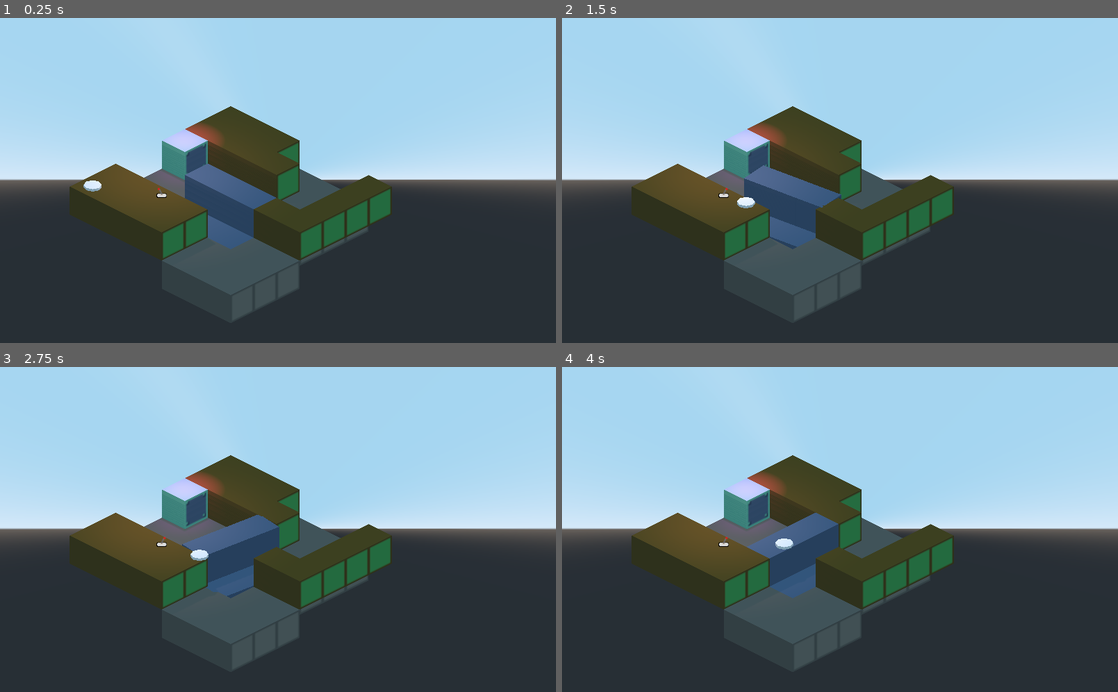
Above: before the commit, frames 1-4 (two rows, left to right).
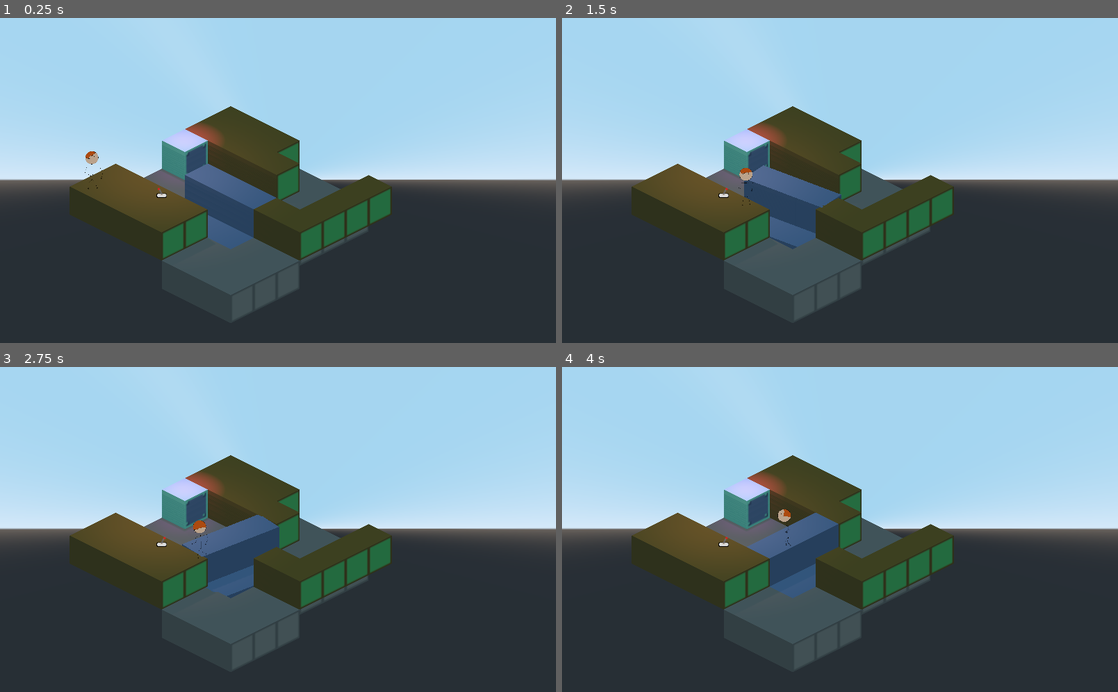
Above: after the commit, the same moments.

Repository: QuentinPoto/3d_but_2d
Game: Godot game, scene res://scene/level4.tscn
Same seed, same stepped clock (60 frames per second), same inputs: the game is played once before the commit and once after it.
Inputs:
- Up to frame 1 (0.25 s): no input
- Up to frame 2 (1.5 s): hold Right (ui_right) 0.53-1.28 s; hold E (on_action) 0.53-1.28 s; hold Down (ui_down) from 1.28 s (still down); tap E (on_action) at 1.35 s
- Up to frame 3 (2.75 s): release Down (ui_down) at 2.03 s; hold Right (ui_right) from 2.03 s (still down); hold E (on_action) from 2.03 s (still down)
- Up to frame 4 (4 s): release Right (ui_right) at 2.78 s; release E (on_action) at 2.78 s; hold Up (ui_up) 2.78-3.53 s; tap E (on_action) at 2.85 s; hold Left (ui_left) from 3.53 s (still down); hold E (on_action) from 3.53 s (still down)

The runs differ from the first frame. In frame 1, 0.2% of the frame differs, in the area x 15-19%, y 41-54%; in frame 2, 0.2%; in frame 3, 0.2%, in the area x 34-38%, y 47-60%; in frame 4, 0.2%.

Commit message:
Ajout du player animé

Diff:
--- a/player/Player.tscn
+++ b/player/Player.tscn
@@ -1,7 +1,231 @@
-[gd_scene load_steps=4 format=2]
-
-[ext_resource path="res://player/player.png" type="Texture" id=1]
+[gd_scene load_steps=26 format=2]
+
+[ext_resource path="res://player/baton_constipe.png" type="Texture" id=1]
 [ext_resource path="res://player/player.gd" type="Script" id=2]
+
+[sub_resource type="Animation" id=39]
+resource_name = "Down"
+length = 0.6
+loop = true
+tracks/0/type = "value"
+tracks/0/path = NodePath(".:frame")
+tracks/0/interp = 1
+tracks/0/loop_wrap = true
+tracks/0/imported = false
+tracks/0/enabled = true
+tracks/0/keys = {
+"times": PoolRealArray( 0, 0.1, 0.2, 0.3, 0.4, 0.5 ),
+"transitions": PoolRealArray( 1, 1, 1, 1, 1, 1 ),
+"update": 1,
+"values": [ 0, 1, 2, 3, 4, 5 ]
+}
+
+[sub_resource type="Animation" id=40]
+resource_name = "Down_Left"
+length = 0.6
+loop = true
+tracks/0/type = "value"
+tracks/0/path = NodePath(".:frame")
+tracks/0/interp = 1
+tracks/0/loop_wrap = true
+tracks/0/imported = false
+tracks/0/enabled = true
+tracks/0/keys = {
+"times": PoolRealArray( 0, 0.1, 0.2, 0.3, 0.4, 0.5 ),
+"transitions": PoolRealArray( 1, 1, 1, 1, 1, 1 ),
+"update": 1,
+"values": [ 12, 13, 14, 15, 16, 17 ]
+}
+
+[sub_resource type="Animation" id=41]
+resource_name = "Down_Right"
+length = 0.6
+loop = true
+tracks/0/type = "value"
+tracks/0/path = NodePath(".:frame")
+tracks/0/interp = 1
+tracks/0/loop_wrap = true
+tracks/0/imported = false
+tracks/0/enabled = true
+tracks/0/keys = {
+"times": PoolRealArray( 0, 0.1, 0.2, 0.3, 0.4, 0.5, 0.6 ),
+"transitions": PoolRealArray( 1, 1, 1, 1, 1, 1, 1 ),
+"update": 1,
+"values": [ 18, 19, 20, 21, 22, 23, 14 ]
+}
+
+[sub_resource type="Animation" id=42]
+resource_name = "Idle"
+length = 0.6
+loop = true
+tracks/0/type = "value"
+tracks/0/path = NodePath(".:frame")
+tracks/0/interp = 1
+tracks/0/loop_wrap = true
+tracks/0/imported = false
+tracks/0/enabled = true
+tracks/0/keys = {
+"times": PoolRealArray( 0, 0.1, 0.2, 0.3, 0.4, 0.5 ),
+"transitions": PoolRealArray( 1, 1, 1, 1, 1, 1 ),
+"update": 1,
+"values": [ 48, 49, 50, 51, 52, 53 ]
+}
+
+[sub_resource type="Animation" id=43]
+resource_name = "Left"
+length = 0.6
+loop = true
+tracks/0/type = "value"
+tracks/0/path = NodePath(".:frame")
+tracks/0/interp = 1
+tracks/0/loop_wrap = true
+tracks/0/imported = false
+tracks/0/enabled = true
+tracks/0/keys = {
+"times": PoolRealArray( 0, 0.1, 0.2, 0.3, 0.4, 0.5 ),
+"transitions": PoolRealArray( 1, 1, 1, 1, 1, 1 ),
+"update": 1,
+"values": [ 36, 37, 38, 39, 40, 41 ]
+}
+
+[sub_resource type="Animation" id=44]
+length = 0.001
+tracks/0/type = "value"
+tracks/0/path = NodePath(".:frame")
+tracks/0/interp = 1
+tracks/0/loop_wrap = true
+tracks/0/imported = false
+tracks/0/enabled = true
+tracks/0/keys = {
+"times": PoolRealArray( 0 ),
+"transitions": PoolRealArray( 1 ),
+"update": 0,
+"values": [ 0 ]
+}
+
+[sub_resource type="Animation" id=45]
+resource_name = "Right"
+length = 0.6
+loop = true
+tracks/0/type = "value"
+tracks/0/path = NodePath(".:frame")
+tracks/0/interp = 1
+tracks/0/loop_wrap = true
+tracks/0/imported = false
+tracks/0/enabled = true
+tracks/0/keys = {
+"times": PoolRealArray( 0, 0.001, 0.002, 0.1, 0.2, 0.3, 0.4, 0.5, 0.501, 0.502 ),
+"transitions": PoolRealArray( 1, 1, 1, 1, 1, 1, 1, 1, 1, 1 ),
+"update": 1,
+"values": [ 42, 24, 24, 43, 44, 45, 46, 47, 24, 24 ]
+}
+
+[sub_resource type="Animation" id=46]
+resource_name = "Up"
+length = 0.6
+loop = true
+tracks/0/type = "value"
+tracks/0/path = NodePath(".:frame")
+tracks/0/interp = 1
+tracks/0/loop_wrap = true
+tracks/0/imported = false
+tracks/0/enabled = true
+tracks/0/keys = {
+"times": PoolRealArray( 0, 0.1, 0.2, 0.3, 0.4, 0.5 ),
+"transitions": PoolRealArray( 1, 1, 1, 1, 1, 1 ),
+"update": 1,
+"values": [ 6, 7, 8, 9, 10, 11 ]
+}
+
+[sub_resource type="Animation" id=47]
+resource_name = "Up_Left"
+length = 0.6
+loop = true
+tracks/0/type = "value"
+tracks/0/path = NodePath(".:frame")
+tracks/0/interp = 1
+tracks/0/loop_wrap = true
+tracks/0/imported = false
+tracks/0/enabled = true
+tracks/0/keys = {
+"times": PoolRealArray( 0, 0.1, 0.2, 0.3, 0.4, 0.5 ),
+"transitions": PoolRealArray( 1, 1, 1, 1, 1, 1 ),
+"update": 1,
+"values": [ 24, 25, 26, 27, 28, 29 ]
+}
+
+[sub_resource type="Animation" id=48]
+resource_name = "Up_Right"
+length = 0.6
+loop = true
+tracks/0/type = "value"
+tracks/0/path = NodePath(".:frame")
+tracks/0/interp = 1
+tracks/0/loop_wrap = true
+tracks/0/imported = false
+tracks/0/enabled = true
+tracks/0/keys = {
+"times": PoolRealArray( 0, 0.1, 0.2, 0.3, 0.4, 0.5 ),
+"transitions": PoolRealArray( 1, 1, 1, 1, 1, 1 ),
+"update": 1,
+"values": [ 30, 31, 32, 33, 34, 35 ]
+}
+
+[sub_resource type="AnimationNodeAnimation" id=60]
+animation = "Idle"
+
+[sub_resource type="AnimationNodeAnimation" id=61]
+animation = "Up"
+
+[sub_resource type="AnimationNodeAnimation" id=62]
+animation = "Up_Right"
+
+[sub_resource type="AnimationNodeAnimation" id=63]
+animation = "Right"
+
+[sub_resource type="AnimationNodeAnimation" id=64]
+animation = "Down_Right"
+
+[sub_resource type="AnimationNodeAnimation" id=65]
+animation = "Down"
+
+[sub_resource type="AnimationNodeAnimation" id=66]
+animation = "Down_Left"
+
+[sub_resource type="AnimationNodeAnimation" id=67]
+animation = "Left"
+
+[sub_resource type="AnimationNodeAnimation" id=68]
+animation = "Up_Left"
+
+[sub_resource type="AnimationNodeBlendSpace2D" id=69]
+blend_point_0/node = SubResource( 60 )
+blend_point_0/pos = Vector2( 0, 0 )
+blend_point_1/node = SubResource( 61 )
+blend_point_1/pos = Vector2( 0, 1 )
+blend_point_2/node = SubResource( 62 )
+blend_point_2/pos = Vector2( 0.5, 0.5 )
+blend_point_3/node = SubResource( 63 )
+blend_point_3/pos = Vector2( 1, 0 )
+blend_point_4/node = SubResource( 64 )
+blend_point_4/pos = Vector2( 0.5, -0.5 )
+blend_point_5/node = SubResource( 65 )
+blend_point_5/pos = Vector2( 0, -1 )
+blend_point_6/node = SubResource( 66 )
+blend_point_6/pos = Vector2( -0.5, -0.5 )
+blend_point_7/node = SubResource( 67 )
+blend_point_7/pos = Vector2( -1, 0 )
+blend_point_8/node = SubResource( 68 )
+blend_point_8/pos = Vector2( -0.5, 0.5 )
+snap = Vector2( 0.5, 0.5 )
+blend_mode = 1
+
+[sub_resource type="AnimationNodeStateMachine" id=70]
+states/Movement/node = SubResource( 69 )
+states/Movement/position = Vector2( 296, 86 )
+start_node = "Movement"
+
+[sub_resource type="AnimationNodeStateMachinePlayback" id=59]
 
 [sub_resource type="CylinderShape" id=1]
 height = 0.737566
@@ -10,16 +234,38 @@
 [node name="Player" type="KinematicBody"]
 script = ExtResource( 2 )
 
-[node name="Sprite" type="Sprite3D" parent="."]
-transform = Transform( 0.707107, 0.353553, -0.612371, 0, 0.866024, 0.499999, 0.707107, -0.353553, 0.612371, 0, 0, 0 )
-visible = false
-offset = Vector2( 0.441, 9.512 )
-alpha_cut = 2
+[node name="Sprite3D" type="Sprite3D" parent="."]
+transform = Transform( 0.141421, 0.0707107, -0.122474, 0, 0.173205, 0.1, 0.141421, -0.0707107, 0.122474, 0, 0.3, 0 )
 texture = ExtResource( 1 )
-region_rect = Rect2( 77, 0, 0, 0 )
+hframes = 18
+vframes = 3
+frame = 50
+
+[node name="AnimationPlayer" type="AnimationPlayer" parent="."]
+root_node = NodePath("../Sprite3D")
+reset_on_save = false
+method_call_mode = 1
+anims/Down = SubResource( 39 )
+anims/Down_Left = SubResource( 40 )
+anims/Down_Right = SubResource( 41 )
+anims/Idle = SubResource( 42 )
+anims/Left = SubResource( 43 )
+anims/RESET = SubResource( 44 )
+anims/Right = SubResource( 45 )
+anims/Up = SubResource( 46 )
+anims/Up_Left = SubResource( 47 )
+anims/Up_Right = SubResource( 48 )
+
+[node name="AnimationTree" type="AnimationTree" parent="."]
+tree_root = SubResource( 70 )
+anim_player = NodePath("../AnimationPlayer")
+active = true
+parameters/playback = SubResource( 59 )
+parameters/Movement/blend_position = Vector2( -0.00371748, 0.146552 )
 
 [node name="CSGCylinder" type="CSGCylinder" parent="."]
 transform = Transform( 1, 0, 0, 0, 1, 0, 0, 0, 1, 0, -0.247514, 0 )
+visible = false
 radius = 0.278
 height = 0.085
 
--- a/player/player.gd
+++ b/player/player.gd
@@ -21,15 +21,24 @@
 ############ PLAYER MOVEMENT #############
 func _player_movement():
 	var direction = Vector3.ZERO
+	var orientation = Vector2.ZERO
 
 	if Input.is_action_pressed("ui_right"):
 		direction += Vector3(1, 0, 1)
+		orientation += Vector2(1, 0)
 	if Input.is_action_pressed("ui_left"):
 		direction += Vector3(-1, 0, -1)
+		orientation += Vector2(-1, 0)
 	if Input.is_action_pressed("ui_up"):
 		direction += Vector3(1, 0, -1)
+		orientation += Vector2(0, 1)
 	if Input.is_action_pressed("ui_down"):
 		direction += Vector3(-1, 0, 1)
+		orientation += Vector2(0, -1)
+
+	direction = direction.normalized()
+
+	$AnimationTree.set("parameters/Movement/blend_position", orientation)
 
 	if SwapLogic.is_player_down:
 		var _temp = direction.x
Binary file added: player/baton.png
Binary file added: player/baton_constipe.png
